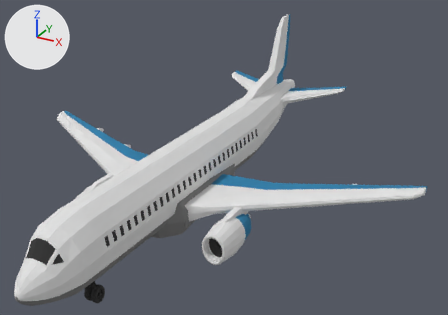
Before and after pictures for a commit that changed the glTF model resources/models/plane.glb.
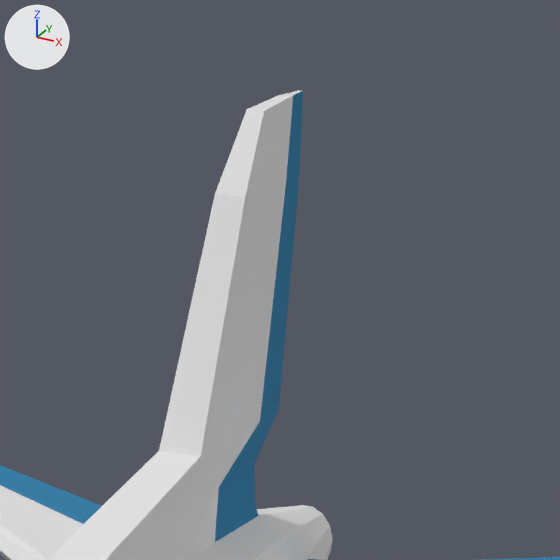
Each version is shown whole from a 50 mm lens placed at (7.65, -12.42, 5.89), pointed at (0.71, 0.19, -0.41), then close up on the part from 54% to 74% of the width and 0% to 28% of the height. The axes (+X, +Y, +Z) are drawn at upper left. The lights are the same throughout. Where no turn or scale is listed for an object, it has been applied to the vertices. Vertices at the same position are counted once.
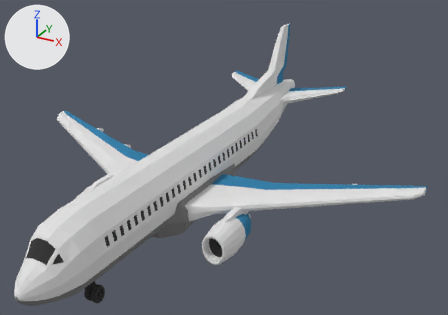
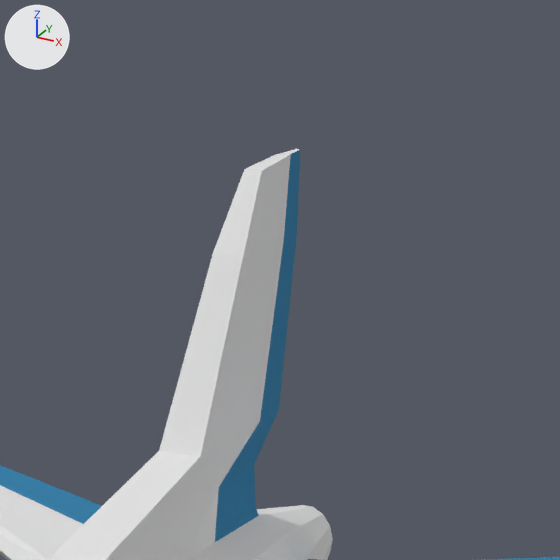
The newer file is also turned or shifted as a whole; pictures and numbers use the older file's frame.

Edits to the bpy script that builds the scene:
```text
Change me_plane_1:
    where me_plane_1.from_pydata(...)  # 5640 vertices, 11284 faces; spans x -5.52..5.52, y -6.18..6.18, z 0.0..4.39
    used by ob_plane; location = (0.0, 0.0, -2.205)
    me_plane_1 part 1: all 16 vertices in x -0.08..0.08, y 4.97..5.78, z 3.98..4.39 are moved by (0.0, 0.0, -0.29)
```

Changed parts and their boxes [x1, y1, x2, y2] in the close-ups (560 x 560 px; the box of a moved part takes in the faces that stretch with it):
'Plane', reshaped
    before: [0, 90, 560, 560]
    after: [0, 149, 560, 560]
part 1 of me_plane_1, moved or reshaped
    before: [159, 90, 303, 457]
    after: [159, 149, 300, 457]
